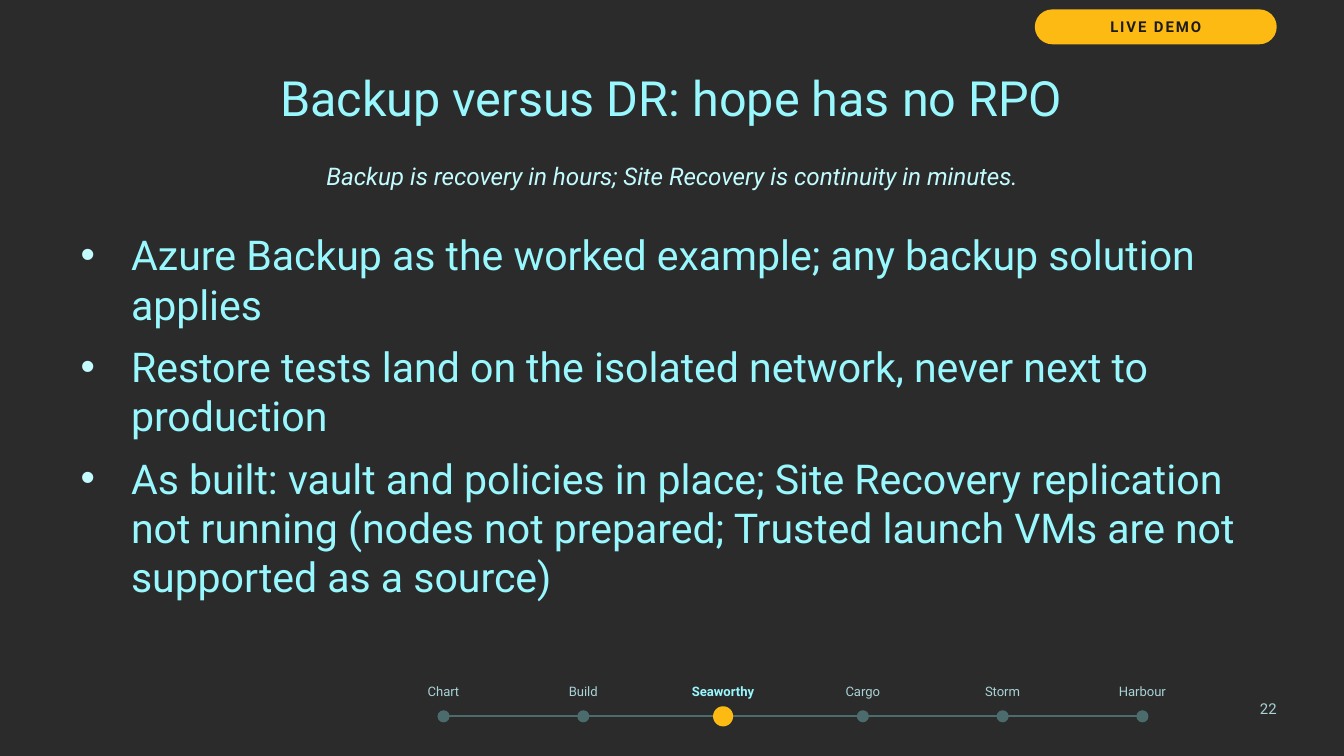
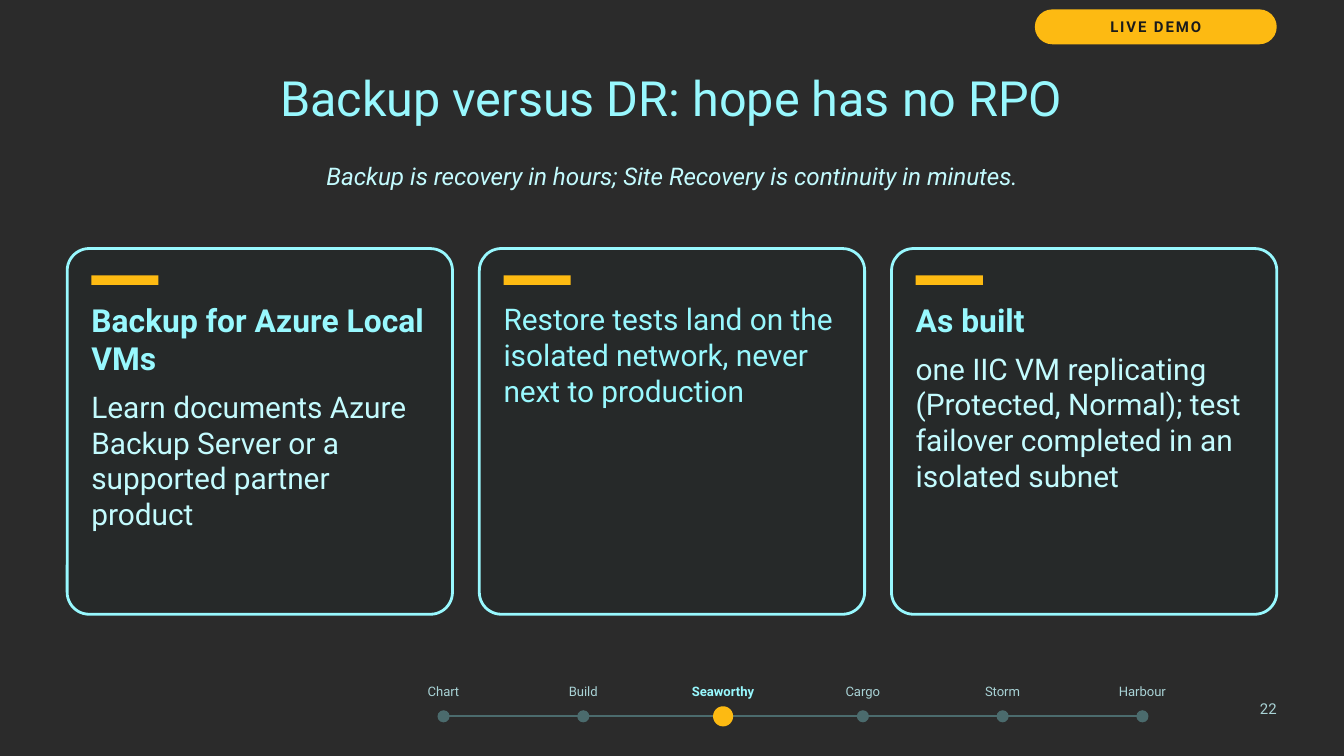
Before and after one commit to thisismydemo/nic2026_azl, a slide deck: slide 22 of presentation/Azure_Local_Discovery_to_Day2_NIC2026.pptx. Drawn at 1344x756 pixels with LibreOffice and Linux fonts; fonts in the diff are those of the drawing; background and template pictures are left out; a plain dark background stands for a picture behind light text. Boxes give left, top, right and bottom in pixels: in the first picture for what was removed or moved away, otherwise in the second. Text is boxed around its words. In the diff, an @@ line names an element or a change of style, - is before the commit and + after.

```diff
--- a/presentation/Azure_Local_Discovery_to_Day2_NIC2026.pptx
+++ b/presentation/Azure_Local_Discovery_to_Day2_NIC2026.pptx
@@ text removed at [131,239,1234,601] @@
-• Azure Backup as the worked example; any backup solution applies
-• Restore tests land on the isolated network, never next to production
-• As built: vault and policies in place; Site Recovery replication not running (nodes not prepared; Trusted launch VMs are not supported as a source)
@@ rounded rectangle added at [67,249,453,614], fill #262929, outline #98F8FE 1.5 pt @@
@@ rounded rectangle added at [480,249,866,614], fill #262929, outline #98F8FE 1.5 pt @@
@@ rounded rectangle added at [891,249,1277,614], fill #262929, outline #98F8FE 1.5 pt @@
@@ rectangle added at [91,276,159,285], fill #FDBA12 @@
@@ rectangle added at [504,276,571,285], fill #FDBA12 @@
@@ rectangle added at [915,276,982,285], fill #FDBA12 @@
@@ text added at [91,308,424,531], 16 pt, text #C3FBFE @@
+Backup for Azure Local VMs
+Learn documents Azure Backup Server or a supported partner product
@@ text added at [504,307,833,408], 16 pt, text #98F8FE @@
+Restore tests land on the isolated network, never next to production
@@ text added at [916,308,1241,488], 16 pt, text #C3FBFE @@
+As built
+one IIC VM replicating (Protected, Normal); test failover completed in an isolated subnet
```
Also in this commit, not shown: 5 other slides changed, 7 other files.
